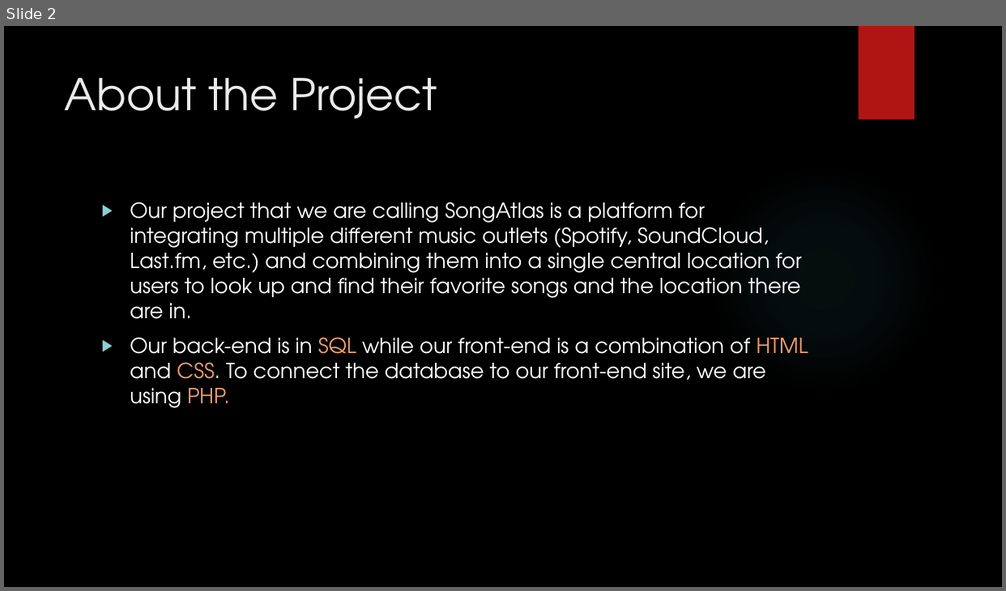
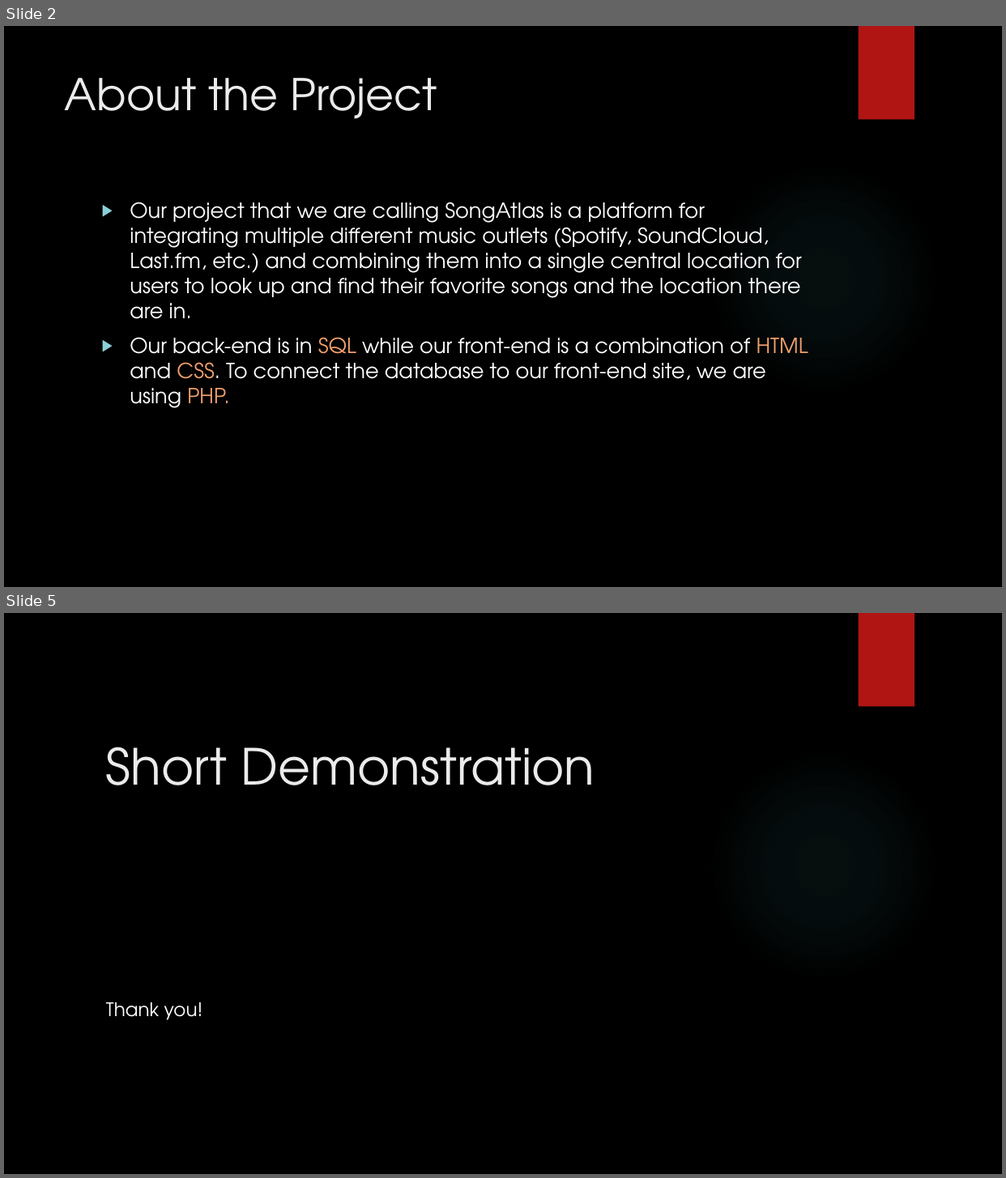
Before and after one commit to manningc13/SongAtlas, a slide deck: SongAtlasPresentation.pptx. Shown one above the other, each under a label of ours: slide 2 before the commit, slides 2 and 5 after it; the slides between them are not shown. The pictures are 1006x591 and 1006x1178 pixels, drawn with LibreOffice and Linux fonts; fonts in the diff are those of the drawing; background and template pictures are left out. Boxes give left, top, right and bottom in pixels: in the first picture for what was removed or moved away, otherwise in the second. Text is boxed around its words. In the diff, an @@ line names an element or a change of style, - is before the commit and + after.

```diff
--- a/SongAtlasPresentation.pptx
+++ b/SongAtlasPresentation.pptx
@@ slide 5 added at bbox=[4, 613, 1002, 1174], background picture (left out); not listed: 2 template elements that a slide beside it also shows @@
@@ title added at bbox=[106, 747, 595, 786], 48 pt, text #EBEBEB @@
+Short Demonstration
@@ text added at bbox=[106, 1003, 203, 1020], 18 pt, text #FFFFFF @@
+Thank you!
```
Also in this commit, not shown: 1 slide changed, 1 other slide added, 1 other file.
